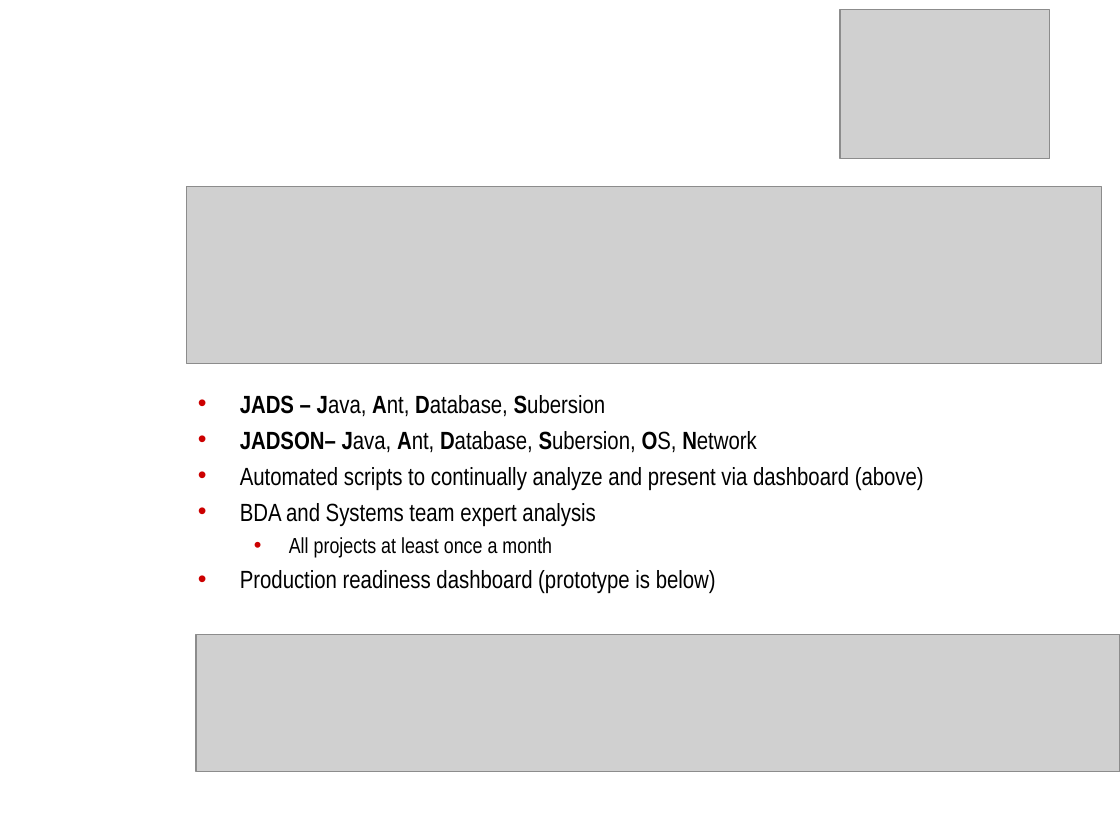
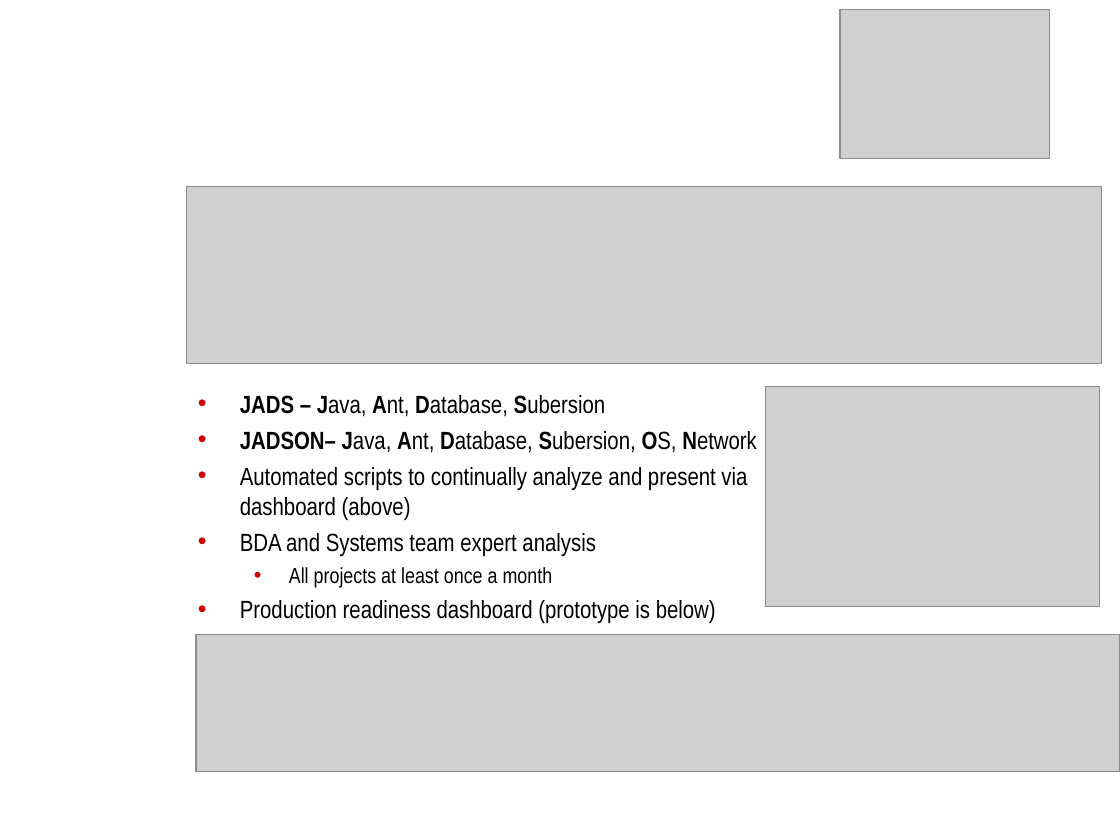
Before and after one commit to NCIP/automation, a slide deck: slide 9 of docs/roadmap/bda-overview-lsdpm.ppt. Drawn at 1120x840 pixels with LibreOffice and Linux fonts; fonts in the diff are those of the drawing; grey boxes stand for pictures; background and template pictures are left out. Boxes give left, top, right and bottom in pixels: in the first picture for what was removed or moved away, otherwise in the second. Text is boxed around its words. In the diff, an @@ line names an element or a change of style, - is before the commit and + after.

Commit message:
Former-commit-id: 18be394cb049a8672a41fca3e3a2e6336ae7556e

```diff
--- a/docs/roadmap/bda-overview-lsdpm.ppt
+++ b/docs/roadmap/bda-overview-lsdpm.ppt
@@ text "JADS – Java, Ant, Database, ..." rewrapped from [240, 395, 924, 593] to [240, 395, 757, 623] @@
@@ picture added at [765, 386, 1099, 607] @@
```
